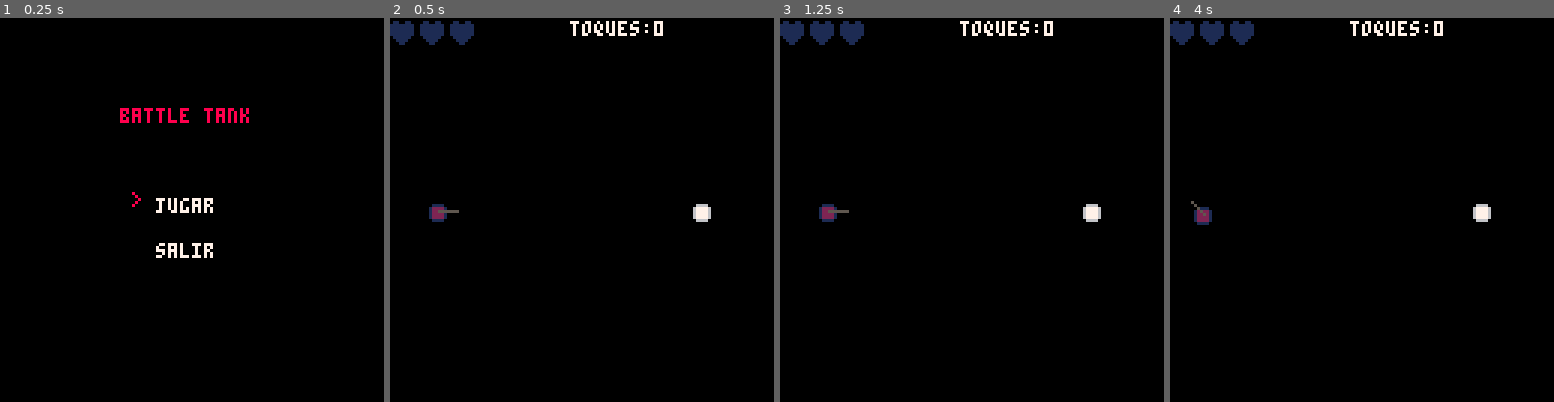
Above: before the commit, frames 1-4 (left to right).
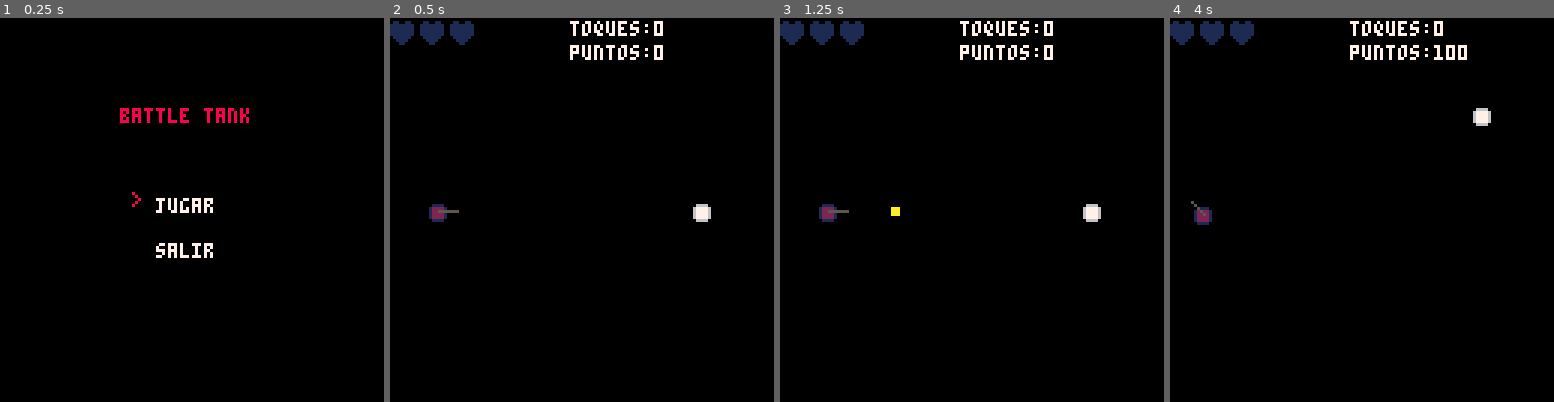
Above: after the commit, the same moments.

Repository: fsjorgeluis/battle_tank
Game: PICO-8 cartridge battle_tank.p8
Two runs of this game, one before a commit and one after it. Both use one fixed random seed, a clock stepped at 60 frames per second and the inputs below.
Inputs:
- Up to frame 1 (0.25 s): no input
- Up to frame 2 (0.5 s): tap X (X key) at 0.33 s
- Up to frame 3 (1.25 s): tap O (Z key) at 0.7 s; tap X (X key) at 1.07 s
- Up to frame 4 (4 s): hold Right 1.6-2.1 s; tap O (Z key) every 0.4 s from 1.7 to 3.7 s; tap X (X key) at 1.85, 2.97 s; hold Up 2.15-2.42 s; hold Right 2.47-3.03 s; hold Left 3.08-3.58 s; hold Down 3.63-3.97 s

Frame 1 is identical in both runs. In frame 2, 0.4% of the frame differs, in the area x 46-72%, y 7-11%; in frame 3, 0.5%; in frame 4, 0.9%, in the area x 46-84%, y 7-54%.

Commit message:
feat: add projectiles, scoring, and enemy respawn
Add projectile system: press X to fire a bullet from the turret along
turret_a, with cooldown, arena/timeout despawn, and AABB collision that
kills the enemy and adds KILL_POINTS to a new score.

Enemies now live in an enemies={} list; dead enemies are removed (no
ghost blocking/damage) and respawn after a delay in a distinct zone.

Flow: game-flow adds fire input in play state and a clean reset that
clears bullets and zeroes score; HUD and game over show the score.

Also archive all three OpenSpec changes (movement, sprites fix,
projectiles) and sync their delta specs into openspec/specs/ (enemies,
game-flow, player-health, player-movement, projectiles, score), fixing
main-spec headers to the compiled ## Requirements format.

Diff:
--- a/battle_tank.p8
+++ b/battle_tank.p8
@@ -6,12 +6,14 @@
 #include src/states.lua
 #include src/player.lua
 #include src/enemy.lua
+#include src/bullet.lua
 #include src/ui.lua
 
 function _init()
  st_init()
  pl_init()
  en_init()
+ bl_init()
 end
 
 function _update()
--- /dev/null
+++ b/src/bullet.lua
@@ -0,0 +1,65 @@
+-- bullet.lua
+-- Módulo de balas del jugador
+-- pico8.api.cos, pico8.api.sin, pico8.api.add, pico8.api.del, pico8.api.all,
+-- pico8.api.rectfill, pico8.api.time
+
+bl={}
+bullets={}
+
+function bl_init()
+ bullets={}
+ bl.cooldown_until=0
+end
+
+function bl_fire(x,y,a)
+ if t()<bl.cooldown_until then return end
+ bl.cooldown_until=t()+FIRE_COOLDOWN
+ local bx=x+cos(a)*BARREL_LEN
+ local by=y+sin(a)*BARREL_LEN
+ add(bullets,{x=bx,y=by,vx=cos(a)*BULLET_SPEED,vy=sin(a)*BULLET_SPEED,born=t()})
+end
+
+function bl_update()
+ local alive={}
+ for b in all(bullets) do
+  b.x=b.x+b.vx
+  b.y=b.y+b.vy
+  -- fuera de arena (margen BULLET_SIZE)
+  if b.x<-BULLET_SIZE or b.x>127+BULLET_SIZE
+   or b.y<-BULLET_SIZE or b.y>127+BULLET_SIZE then
+   -- descartar
+  elseif t()-b.born>BULLET_LIFE then
+   -- timeout
+  else
+   -- colisión bala-enemigo
+   local bx1=b.x-BULLET_SIZE/2
+   local by1=b.y-BULLET_SIZE/2
+   local bx2=b.x+BULLET_SIZE/2
+   local by2=b.y+BULLET_SIZE/2
+   local hit=false
+   for e in all(enemies) do
+    local ex1=e.x-SPR_SIZE/2
+    local ey1=e.y-SPR_SIZE/2
+    local ex2=e.x+SPR_SIZE/2
+    local ey2=e.y+SPR_SIZE/2
+    if ut_aabb_overlap(bx1,by1,bx2,by2,ex1,ey1,ex2,ey2) then
+     en_kill(e)
+     hit=true
+     break
+    end
+   end
+   if not hit then
+    add(alive,b)
+   end
+  end
+ end
+ bullets=alive
+end
+
+function bl_draw()
+ for b in all(bullets) do
+  -- pico8.api.rectfill
+  rectfill(b.x-BULLET_SIZE/2,b.y-BULLET_SIZE/2,
+           b.x+BULLET_SIZE/2,b.y+BULLET_SIZE/2,BULLET_COL)
+ end
+end
--- a/src/const.lua
+++ b/src/const.lua
@@ -48,3 +48,20 @@
 
 -- tamano de cañon
 BARREL_LEN=6
+
+-- disparo
+BULLET_SPEED=4
+BULLET_SIZE=2
+BULLET_LIFE=2.0
+FIRE_COOLDOWN=0.35
+KILL_POINTS=100
+RESPAWN_TIME=2.0
+BULLET_COL=10
+
+-- zonas de respawn enemigo
+ENEMY_ZONES={
+ {x=104,y=32},
+ {x=32,y=104},
+ {x=104,y=104},
+ {x=32,y=32}
+}
--- a/src/enemy.lua
+++ b/src/enemy.lua
@@ -1,19 +1,36 @@
 -- enemy.lua
--- Entidad enemiga estatica
--- pico8.api.spr
+-- Entidad enemiga como lista + respawn
+-- pico8.api.spr, pico8.api.all, pico8.api.add, pico8.api.del, pico8.api.time
 
-en={}
+enemies={}
+en={next_respawn=0,last_zone=0}
 
 function en_init()
- en.x=ENEMY_X
- en.y=ENEMY_Y
+ enemies={}
+ en.next_respawn=0
+ en.last_zone=0
+ add(enemies,{x=ENEMY_X,y=ENEMY_Y})
 end
 
 function en_draw()
- -- pico8.api.spr
- spr(SPR_ENEMY,en.x-SPR_SIZE/2,en.y-SPR_SIZE/2)
+ for e in all(enemies) do
+  -- pico8.api.spr
+  spr(SPR_ENEMY,e.x-SPR_SIZE/2,e.y-SPR_SIZE/2)
+ end
 end
 
--- en_update no hace nada: el enemigo es estatico
+function en_kill(e)
+ del(enemies,e)
+ gs.game.score=gs.game.score+KILL_POINTS
+ en.next_respawn=t()+RESPAWN_TIME
+end
+
 function en_update()
+ if #enemies==0 and t()>=en.next_respawn then
+  -- zona distinta de la anterior (índice circular determinista)
+  local zi=(en.last_zone)%#ENEMY_ZONES+1
+  en.last_zone=zi
+  local z=ENEMY_ZONES[zi]
+  add(enemies,{x=z.x,y=z.y})
+ end
 end
--- a/src/player.lua
+++ b/src/player.lua
@@ -66,33 +66,31 @@
  pl.x=pl.x+dx
  pl.y=pl.y+dy
 
- -- colision solida con enemigo (antes de clamp de arena)
+ -- colision solida con enemigos (antes de clamp de arena)
  local px1=pl.x-COLLISION_INSET
  local py1=pl.y-COLLISION_INSET
  local px2=pl.x+COLLISION_INSET
  local py2=pl.y+COLLISION_INSET
- local ex1=en.x-SPR_SIZE/2
- local ey1=en.y-SPR_SIZE/2
- local ex2=en.x+SPR_SIZE/2
- local ey2=en.y+SPR_SIZE/2
-
- -- deteccion de contacto (ANTES de colision solida)
- if t()>pl.invuln_until then
-  local fx1=pl.x-COLLISION_INSET
-  local fy1=pl.y-COLLISION_INSET
-  local fx2=pl.x+COLLISION_INSET
-  local fy2=pl.y+COLLISION_INSET
-  if ut_aabb_overlap(fx1,fy1,fx2,fy2,ex1,ey1,ex2,ey2) then
-   gs.game.hits=gs.game.hits+1
-   pl.lifes=pl.lifes-1
-   pl.invuln_until=t()+INVULN_TIME
+ local hit_enemy=false
+ for e in all(enemies) do
+  local ex1=e.x-SPR_SIZE/2
+  local ey1=e.y-SPR_SIZE/2
+  local ex2=e.x+SPR_SIZE/2
+  local ey2=e.y+SPR_SIZE/2
+  -- deteccion de contacto (ANTES de colision solida)
+  if t()>pl.invuln_until and not hit_enemy then
+   if ut_aabb_overlap(px1,py1,px2,py2,ex1,ey1,ex2,ey2) then
+    gs.game.hits=gs.game.hits+1
+    pl.lifes=pl.lifes-1
+    pl.invuln_until=t()+INVULN_TIME
+    hit_enemy=true
+   end
   end
- end
-
- -- colision solida (empuja jugador hacia atras)
- if ut_aabb_overlap(px1,py1,px2,py2,ex1,ey1,ex2,ey2) then
-  pl.x=pl.prev_x
-  pl.y=pl.prev_y
+  -- colision solida (empuja jugador hacia atras)
+  if ut_aabb_overlap(px1,py1,px2,py2,ex1,ey1,ex2,ey2) then
+   pl.x=pl.prev_x
+   pl.y=pl.prev_y
+  end
  end
 
  -- clamp a arena 128x128
--- a/src/states.lua
+++ b/src/states.lua
@@ -6,7 +6,7 @@
 
 function st_init()
  gs.state=GS_MENU
- gs.game={menu_sel=1,hits=0}
+ gs.game={menu_sel=1,hits=0,score=0}
 end
 
 function st_set_state(newstate)
@@ -16,6 +16,8 @@
 function st_reset()
  pl_init()
  en_init()
+ bl_init()
+ gs.game.score=0
  gs.state=GS_PLAY
 end
 
@@ -63,6 +65,11 @@
 function st_update_play()
  pl_update()
  en_update()
+ bl_update()
+ -- disparo con X (btnp(5))
+ if btnp(5) then
+  bl_fire(pl.x,pl.y,pl.turret_a)
+ end
  -- comprobar gameover
  if pl.lifes<=0 then
   st_set_state(GS_GAMEOVER)
--- a/src/ui.lua
+++ b/src/ui.lua
@@ -22,10 +22,11 @@
  cls(COL_BG)
  en_draw()
  pl_draw()
+ bl_draw()
  ui_draw_hud()
 end
 
--- HUD: corazones y toques
+-- HUD: corazones, toques y puntos
 function ui_draw_hud()
  -- pico8.api.spr
  for i=1,pl.lifes do
@@ -33,6 +34,7 @@
  end
  color(COL_TEXT)
  print("toques:"..gs.game.hits,60,1)
+ print("puntos:"..gs.game.score,60,9)
 end
 
 -- game over
@@ -40,6 +42,7 @@
  cls(COL_BG)
  color(COL_TEXT)
  print("game over",40,40,COL_RED)
- print("toques recibidos: "..gs.game.hits,20,60,COL_TEXT)
+ print("toques recibidos: "..gs.game.hits,20,55,COL_TEXT)
+ print("puntos: "..gs.game.score,20,65,COL_TEXT)
  print("x para reintentar",24,80,COL_GREY)
 end
Not shown, added: openspec/changes/archive/2026-08-17-add-movement-and-gameover/.openspec.yaml
Not shown, added: openspec/changes/archive/2026-08-17-add-movement-and-gameover/design.md
Not shown, added: openspec/changes/archive/2026-08-17-add-movement-and-gameover/proposal.md
Not shown, added: openspec/changes/archive/2026-08-17-add-movement-and-gameover/specs/enemies/spec.md
Not shown, added: openspec/changes/archive/2026-08-17-add-movement-and-gameover/specs/game-flow/spec.md
Not shown, added: openspec/changes/archive/2026-08-17-add-movement-and-gameover/specs/player-health/spec.md
Not shown, added: openspec/changes/archive/2026-08-17-add-movement-and-gameover/specs/player-movement/spec.md
Not shown, added: openspec/changes/archive/2026-08-17-add-movement-and-gameover/tasks.md
Not shown, added: openspec/changes/archive/2026-08-17-add-projectiles-and-score/.openspec.yaml
Not shown, added: openspec/changes/archive/2026-08-17-add-projectiles-and-score/design.md
Not shown, added: openspec/changes/archive/2026-08-17-add-projectiles-and-score/proposal.md
Not shown, added: openspec/changes/archive/2026-08-17-add-projectiles-and-score/specs/enemies/spec.md
(and 16 more such lines)
